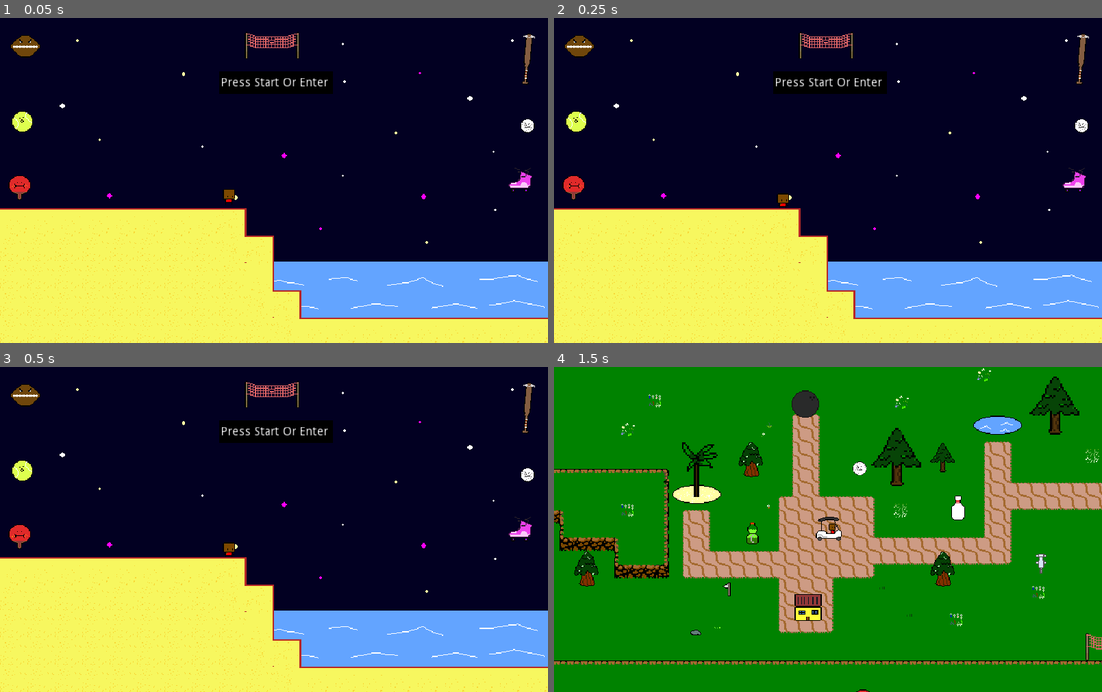
Above: before the commit, frames 1-4 (two rows, left to right).
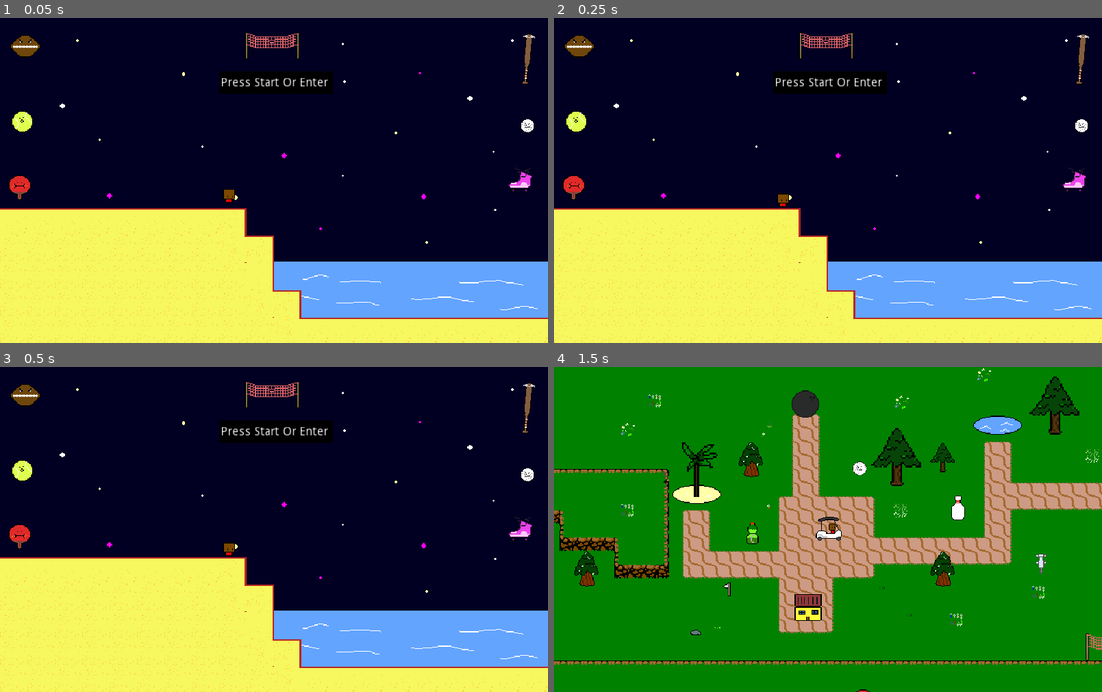
Above: after the commit, the same moments.

Repository: AdamSmif/Sportsball-Adventures
Game: Godot game, scene res://UI/TitleScreen.tscn
The game is run twice, just before and just after one commit, with the same random seed, the same clock (stepped at 60 frames per second) and the same inputs.
Inputs:
- Up to frame 1 (0.05 s): no input
- Up to frame 2 (0.25 s): no input
- Up to frame 3 (0.5 s): no input
- Up to frame 4 (1.5 s): tap Enter at 0.5 s; hold Up (ui_up) from 0.53 s (still down); tap Space (jump) at 0.77 s

The runs differ from the first frame. In frame 1, 0.3% of the frame differs, in the area x 50-100%, y 78-90%; in frame 2, 0.3%; in frame 3, 0.3%; in frame 4, nothing differs.

Commit message:
added a shader test demo

Diff:
--- /dev/null
+++ b/Assets/Shaders/Purple.shader
@@ -0,0 +1,7 @@
+shader_type canvas_item;
+
+uniform vec4 color = vec4(0.33, 0.15, 0.82, 0.5);
+
+void fragment() {
+	COLOR = color;
+}
--- /dev/null
+++ b/Assets/Shaders/PurpleShaderSprite.tscn
@@ -0,0 +1,14 @@
+[gd_scene load_steps=4 format=2]
+
+[ext_resource path="res://Assets/Shaders/Purple.shader" type="Shader" id=1]
+[ext_resource path="res://icon.png" type="Texture" id=2]
+
+[sub_resource type="ShaderMaterial" id=2]
+shader = ExtResource( 1 )
+shader_param/color = Plane( 0.33, 0.15, 0.82, 0.5 )
+
+[node name="PurpleShaderSprite" type="Sprite"]
+material = SubResource( 2 )
+position = Vector2( -10.8193, -1.66452 )
+scale = Vector2( 10, 10 )
+texture = ExtResource( 2 )
--- /dev/null
+++ b/Assets/Shaders/WorldEnviromentGlow.tres
@@ -0,0 +1,11 @@
+[gd_resource type="Environment" format=2]
+
+[resource]
+background_mode = 4
+ambient_light_color = Color( 0.8, 0.137255, 0.839216, 1 )
+fog_sun_amount = 0.15
+fog_depth_begin = 1460.5
+glow_enabled = true
+glow_intensity = 1.77
+glow_blend_mode = 0
+glow_hdr_threshold = 0.23
--- /dev/null
+++ b/Levels/ShaderTest.tscn
@@ -0,0 +1,41 @@
+[gd_scene load_steps=8 format=2]
+
+[ext_resource path="res://Assets/nightsky/NightSkyAnimated.tscn" type="PackedScene" id=1]
+[ext_resource path="res://Assets/Tiles/GolfTile.tscn" type="PackedScene" id=2]
+[ext_resource path="res://Player/Player.tscn" type="PackedScene" id=3]
+[ext_resource path="res://Assets/Shaders/PurpleShaderSprite.tscn" type="PackedScene" id=4]
+[ext_resource path="res://Assets/Shaders/WorldEnviromentGlow.tres" type="Environment" id=5]
+
+[sub_resource type="Shader" id=1]
+code = "shader_type canvas_item;
+
+uniform vec4 color = vec4(1.0, 0.15, 0.82, 0.5);
+
+void fragment() {
+	COLOR = color;
+}"
+
+[sub_resource type="ShaderMaterial" id=2]
+shader = SubResource( 1 )
+shader_param/color = Plane( 1, 0.15, 0.82, 0.5 )
+
+[node name="ShaderTest" type="Node2D"]
+
+[node name="GlowInTheDark" type="WorldEnvironment" parent="."]
+environment = ExtResource( 5 )
+
+[node name="NightSkyAnimated" parent="." instance=ExtResource( 1 )]
+position = Vector2( 299.214, -146.267 )
+scale = Vector2( 8, 8 )
+
+[node name="GolfTile" parent="." instance=ExtResource( 2 )]
+position = Vector2( -59.4753, -89.6174 )
+
+[node name="Player" parent="." instance=ExtResource( 3 )]
+position = Vector2( -284.512, 111.461 )
+
+[node name="PurpleShaderSprite" parent="." instance=ExtResource( 4 )]
+
+[node name="PurpleShaderSprite2" parent="." instance=ExtResource( 4 )]
+material = SubResource( 2 )
+position = Vector2( 1383.33, -27.3093 )
--- a/Player/Player.tscn
+++ b/Player/Player.tscn
@@ -30,9 +30,9 @@
 "name": "idle",
 "speed": 15.0
 }, {
-"frames": [ ExtResource( 12 ) ],
+"frames": [ ExtResource( 3 ) ],
 "loop": true,
-"name": "fire",
+"name": "fall",
 "speed": 5.0
 }, {
 "frames": [ ExtResource( 6 ), ExtResource( 7 ) ],
@@ -40,9 +40,9 @@
 "name": "jump",
 "speed": 5.0
 }, {
-"frames": [ ExtResource( 3 ) ],
+"frames": [ ExtResource( 12 ) ],
 "loop": true,
-"name": "fall",
+"name": "fire",
 "speed": 5.0
 } ]
 
--- a/UI/TitleScreen.tscn
+++ b/UI/TitleScreen.tscn
@@ -74,14 +74,14 @@
 
 [node name="Ocean" parent="." instance=ExtResource( 1 )]
 position = Vector2( 512, 288 )
-frame = 1
 
 [node name="Ocean2" parent="." instance=ExtResource( 1 )]
 position = Vector2( 256, 288 )
+frame = 2
 
 [node name="Ocean3" parent="." instance=ExtResource( 1 )]
 position = Vector2( 0, 288 )
-frame = 2
+frame = 1
 
 [node name="BeachTile" parent="." instance=ExtResource( 3 )]
 position = Vector2( 288, 352 )
Not shown: 4 places in Levels/golfworld/GolfWorld1-1.tscn that only renumber resources
